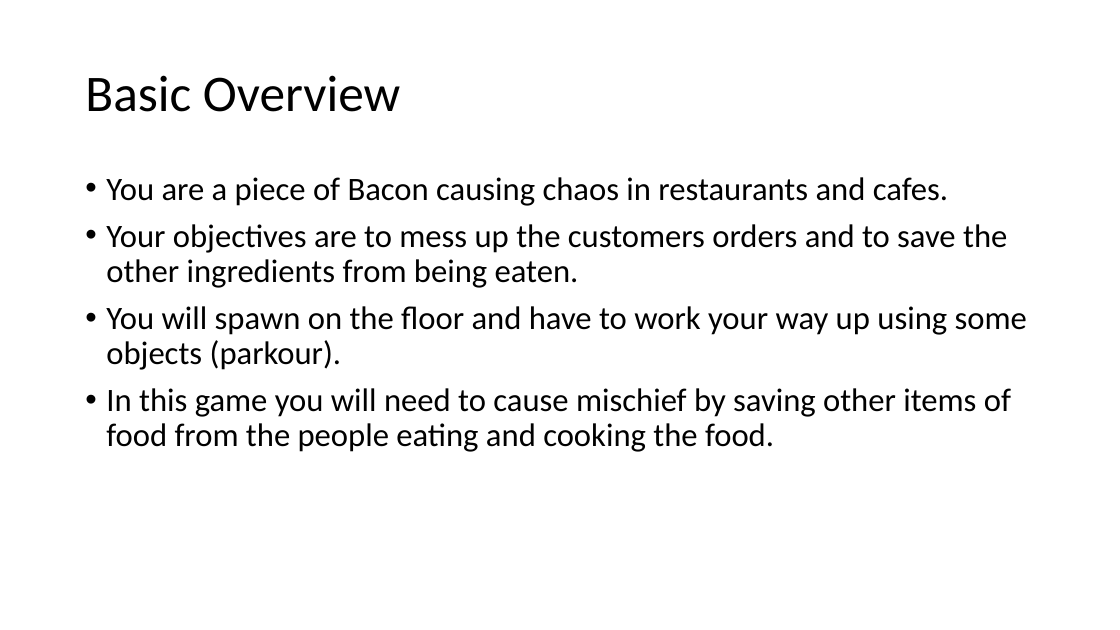
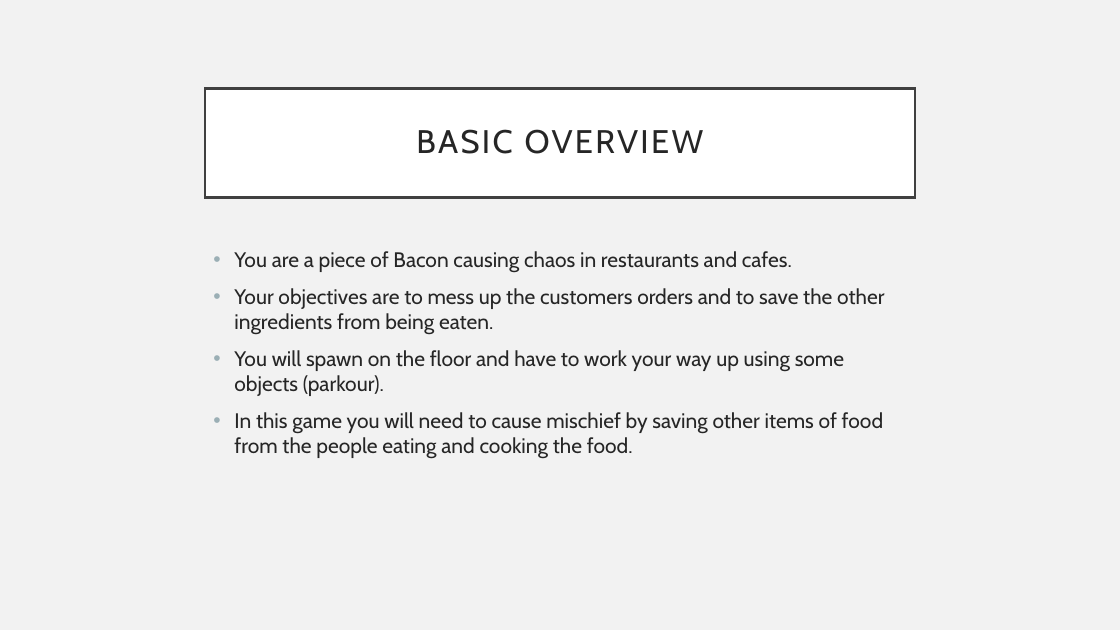
Before and after one commit to lcifty/College, a slide deck: slide 2 of College/FMP/Bacon Bandit.pptx. Drawn at 1120x630 pixels with LibreOffice and Linux fonts; fonts in the diff are those of the drawing. Boxes give left, top, right and bottom in pixels: in the first picture for what was removed or moved away, otherwise in the second. Text is boxed around its words. In the diff, an @@ line names an element or a change of style, - is before the commit and + after.

```diff
--- a/College/FMP/Bacon Bandit.pptx
+++ b/College/FMP/Bacon Bandit.pptx
@@ background #FFFFFF to #F2F2F2 @@
@@ title "BASIC OVERVIEW": place and size @@
-title "BASIC OVERVIEW" at bbox=[85, 75, 400, 112]
+title "BASIC OVERVIEW" at bbox=[205, 88, 915, 197]
@@ title "BASIC OVERVIEW" at bbox=[205, 88, 915, 197]: fill none to #FFFFFF; outline none to #404040 2.5 pt @@
@@ title at bbox=[416, 129, 704, 154]: text changed; size 44 to 28 pt; font Calibri to Cabin; text colour #000000 to #262626 @@
-Basic Overview
+BASIC OVERVIEW
@@ text "You are a piece of ...": place and size @@
-text "You are a piece of ..." at bbox=[106, 177, 1027, 452]
+text "You are a piece of ..." at bbox=[234, 251, 884, 459]
@@ text "You are a piece of ..." at bbox=[234, 251, 884, 459]: size 28 to 18 pt, font Calibri to Cabin, text colour #000000 to #262626; line spacing 0.9 to 1 @@
```
Also in this commit, not shown: 3 other slides changed, 3 slides added, 4 slides removed.
